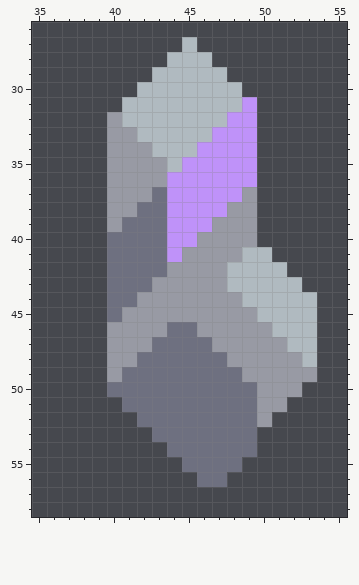
Two states of a sprite sheet, sprites/unit/sg/weapons/critter-weapon.png. The picture above was drawn from the file before the commit.
The file is 48x48 pixels. Shown: x 35..55, y 26..58. The old version is drawn lined up with the new one, on the new canvas.
New version:
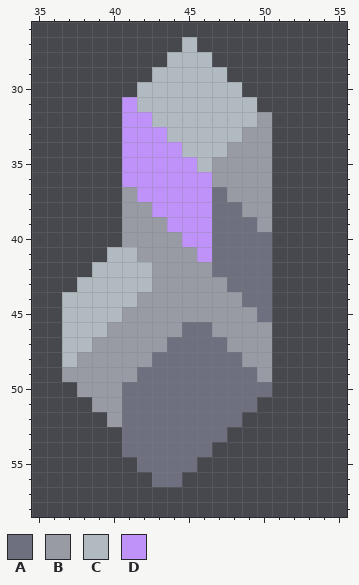
Palette (. is transparent): A #6e7080  B #989aa4  C #b0bac0  D #bf92f9
From old to new:
canvas 48x48 -> 90x90, the old top-left corner now at 22,21
@@ x 35..55 @@
 30 .......CCCCCCC.......
-31 ......CCCCCCCCD......
-32 .....BCCCCCCCDD......
-33 .....BBCCCCCDDD......
-34 .....BBBCCCDDDD......
-35 .....BBBBCDDDDD......
-36 .....BBBBDDDDDD......
-37 .....BBBADDDDDB......
-38 .....BBAADDDDBB......
-39 .....BAAADDDBBB......
-40 .....AAAADDBBBB......
-41 .....AAAADBBBBCC.....
-42 .....AAAABBBBCCCC....
-43 .....AAABBBBBCCCCC...
-44 .....AABBBBBBBCCCCC..
-45 .....ABBBBBBBBBCCCC..
-46 .....BBBBAABBBBBCCC..
-47 .....BBBAAAABBBBBCC..
-48 .....BBAAAAAABBBBBC..
-49 .....BAAAAAAAABBBBB..
-50 .....AAAAAAAAAABBB...
-51 ......AAAAAAAAABB....
-52 .......AAAAAAAAB.....
-53 ........AAAAAAA......
-54 .........AAAAAA......
-55 ..........AAAA.......
-56 ...........AA........
+31 ......DCCCCCCCC......
+32 ......DDCCCCCCCB.....
+33 ......DDDCCCCCBB.....
+34 ......DDDDCCCBBB.....
+35 ......DDDDDCBBBB.....
+36 ......DDDDDDBBBB.....
+37 ......BDDDDDABBB.....
+38 ......BBDDDDAABB.....
+39 ......BBBDDDAAAB.....
+40 ......BBBBDDAAAA.....
+41 .....CCBBBBDAAAA.....
+42 ....CCCCBBBBAAAA.....
+43 ...CCCCCBBBBBAAA.....
+44 ..CCCCCBBBBBBBAA.....
+45 ..CCCCBBBBBBBBBA.....
+46 ..CCCBBBBBAABBBB.....
+47 ..CCBBBBBAAAABBB.....
+48 ..CBBBBBAAAAAABB.....
+49 ..BBBBBAAAAAAAAB.....
+50 ...BBBAAAAAAAAAA.....
+51 ....BBAAAAAAAAA......
+52 .....BAAAAAAAA.......
+53 ......AAAAAAA........
+54 ......AAAAAA.........
+55 .......AAAA..........
+56 ........AA...........
 57 .....................
Changed places in both pictures, as pixel boxes (x1, y1, x2, y2):
changed: (62, 97, 317, 487)
